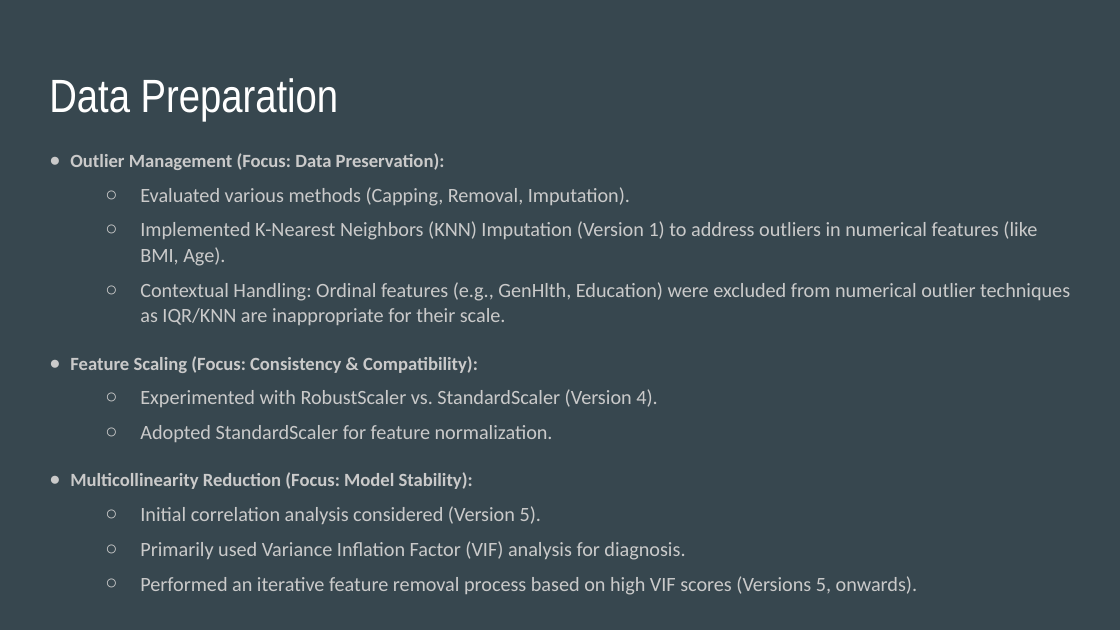
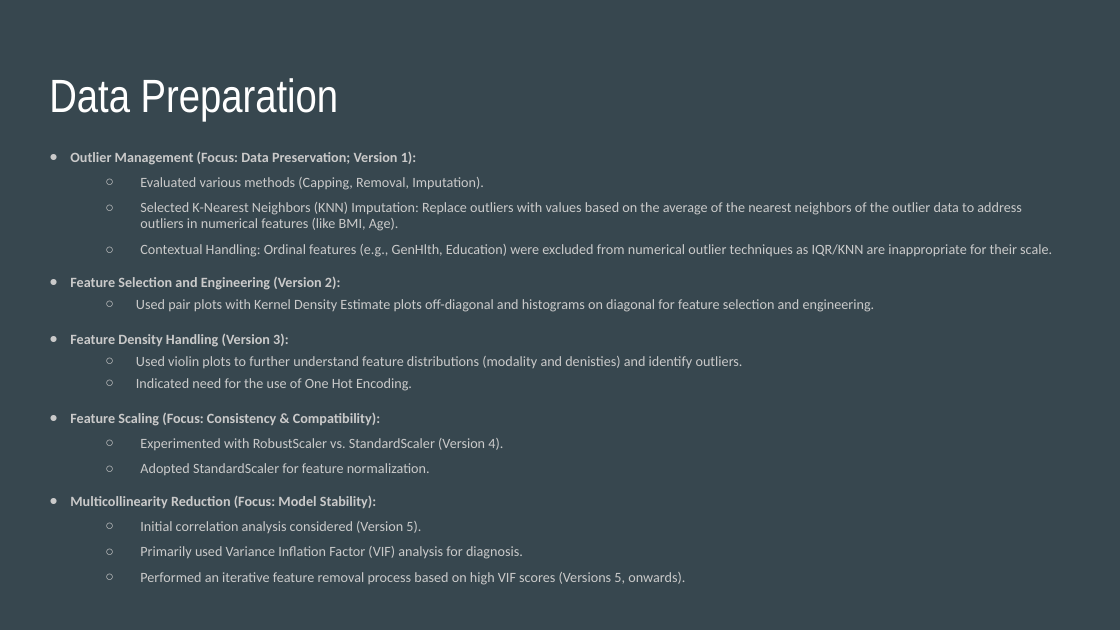
Before and after one commit to CamdenBeck/Project_04, a slide deck: slide 5 of Alex/UCI - Project 4 ML - Presentation.pptx. Drawn at 1120x630 pixels with LibreOffice and Linux fonts; fonts in the diff are those of the drawing. Boxes give left, top, right and bottom in pixels: in the first picture for what was removed or moved away, otherwise in the second. Text is boxed around its words. In the diff, an @@ line names an element or a change of style, - is before the commit and + after.

```diff
--- a/Alex/UCI - Project 4 ML - Presentation.pptx
+++ b/Alex/UCI - Project 4 ML - Presentation.pptx
@@ text at (70,152,417,165): text changed; size 12 to 9.1 pt @@
-● Outlier Management (Focus: Data Preservation):
+● Outlier Management (Focus: Data Preservation; Version 1):
@@ text at (70,177,1052,585): size 13 to 9.1 pt in "Evaluated various methods (Capping, Removal, Imputation).", "Contextual Handling: Ordinal features (e.g., GenHlth, Educat ...", "Experimented with RobustScaler vs. StandardScaler (Version 4 ...", "Adopted StandardScaler for feature normalization." and 3 more places; size 12 to 9.1 pt in "Feature Scaling (Focus: Consistency & Compatibility):", "Multicollinearity Reduction (Focus: Model Stability):"; line spacing 1.05 to 0.95; line spacing 0.85 to 0.75 @@
@@ text at (140,202,1022,231): text changed; size 13 to 9.1 pt @@
-  ○ Implemented K-Nearest Neighbors (KNN) Imputation (Version 1) to address outliers in numerical features (like BMI, Age).
+  ○ Selected K-Nearest Neighbors (KNN) Imputation: Replace outliers with values based on the average of the nearest neighbors of the outlier data to address outliers in numerical features (like BMI, Age).
@@ text at (70,277,875,391): paragraphs added @@
+● Feature Selection and Engineering (Version 2):
+  ○ Used pair plots with Kernel Density Estimate plots off-diagonal and histograms on diagonal for feature selection and engineering.
+● Feature Density Handling (Version 3):
+  ○ Used violin plots to further understand feature distributions (modality and denisties) and identify outliers.
+  ○ Indicated need for the use of One Hot Encoding.
```
Also in this commit, not shown: 1 slide added, 2 other files.
